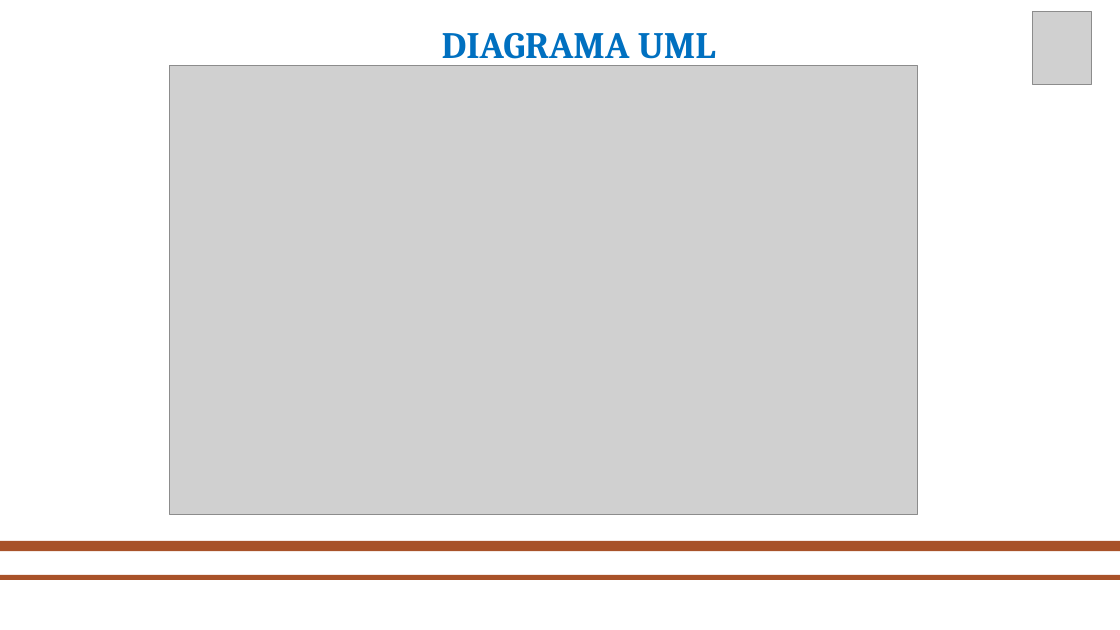
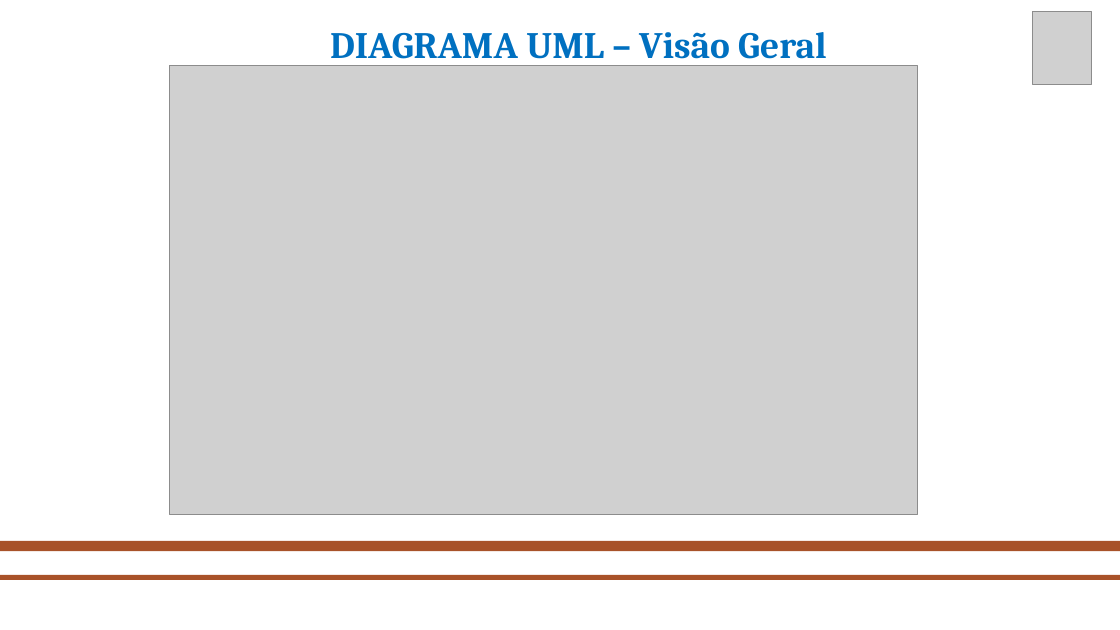
Before and after one commit to mahrcio/Console-Generico, a slide deck: slide 2 of apresentacaoFinal.pptx. Drawn at 1120x630 pixels with LibreOffice and Linux fonts; fonts in the diff are those of the drawing; grey boxes stand for pictures; background and template pictures are left out. Boxes give left, top, right and bottom in pixels: in the first picture for what was removed or moved away, otherwise in the second. Text is boxed around its words. In the diff, an @@ line names an element or a change of style, - is before the commit and + after.

Commit message:
Apresentação

```diff
--- a/apresentacaoFinal.pptx
+++ b/apresentacaoFinal.pptx
@@ text at box(330, 32, 827, 68): text changed @@
-DIAGRAMA UML
+DIAGRAMA UML – Visão Geral
```
Also in this commit, not shown: 7 other slides changed, 20 slides added, 1 slide removed.
